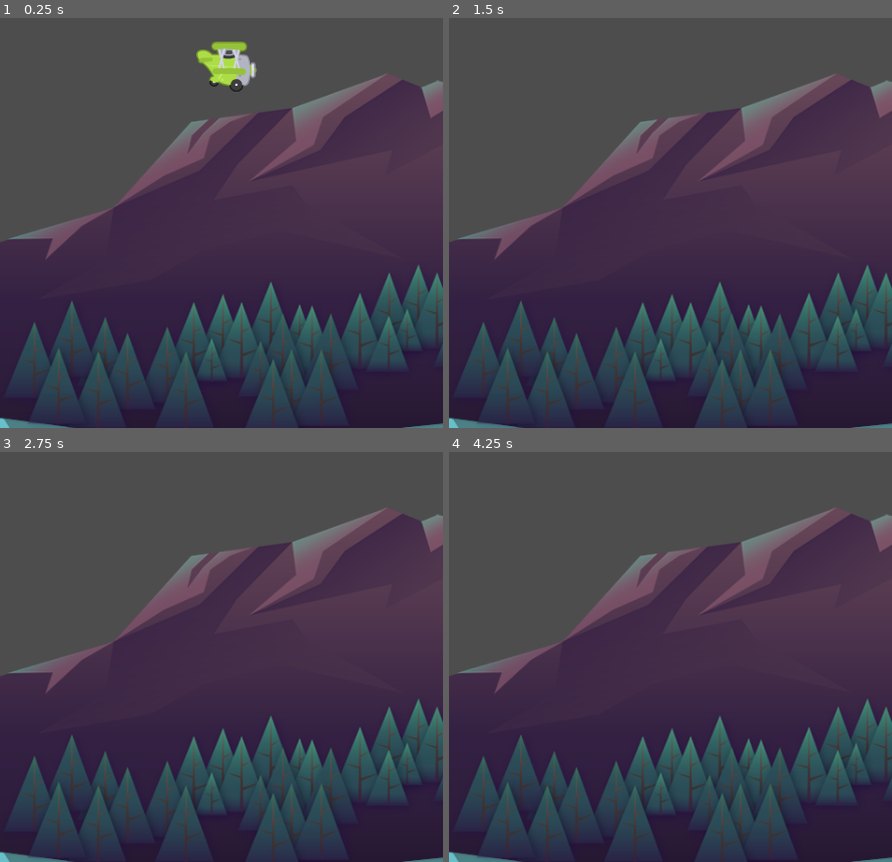
Above: before the commit, frames 1-4 (two rows, left to right).
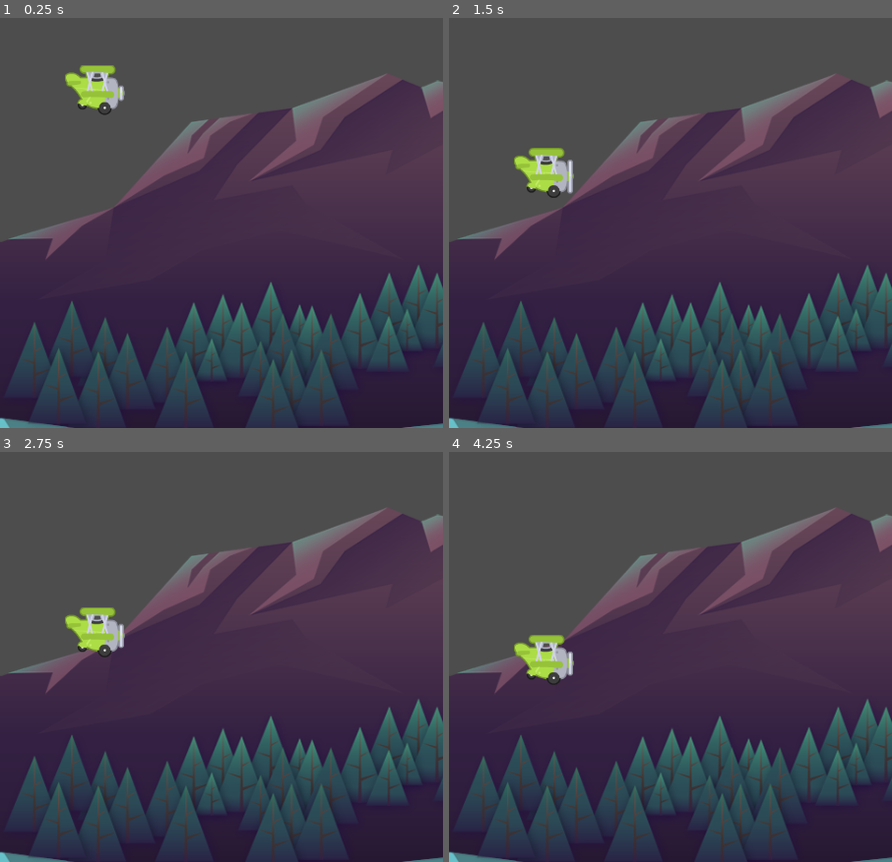
Above: after the commit, the same moments.

Repository: SWEJaber/tappy-game
Game: Godot game, scene res://scenes/game.tscn
The game is run twice, just before and just after one commit, with the same random seed, the same clock (stepped at 60 frames per second) and the same inputs.
Inputs:
- Up to frame 1 (0.25 s): no input
- Up to frame 2 (1.5 s): tap Space (fly, bound only after the commit) at 0.6, 1.35 s
- Up to frame 3 (2.75 s): tap Space (fly, bound only after the commit) at 2.1 s
- Up to frame 4 (4.25 s): tap Space (fly, bound only after the commit) at 2.85, 3.6 s

The runs differ from the first frame. In frame 1, 2.0% of the frame differs, in the area x 14-58%, y 5-24%; in frame 2, 1.1%; in frame 3, 1.1%; in frame 4, 1.1%.

Commit message:
implement flying, change plane position

Diff:
--- a/plane/plane.gd
+++ b/plane/plane.gd
@@ -1,6 +1,7 @@
 extends CharacterBody2D
 
 const GRAVITY: float = 600.0
+const POWER: float = -200.0
 
 # Called when the node enters the scene tree for the first time.
 func _ready() -> void:
@@ -10,8 +11,15 @@
 # Called every frame. 'delta' is the elapsed time since the previous frame.
 func _physics_process(delta: float) -> void:
 
+
 #	This will have an acceleration effect
 	velocity.y += GRAVITY * delta
 
+	fly()
 #	This already multiplies the GRAVITY constant by delta
 	move_and_slide()
+
+
+func fly() -> void:
+	if Input.is_action_just_pressed("fly"):
+		velocity.y = POWER
--- a/plane/plane.tscn
+++ b/plane/plane.tscn
@@ -43,7 +43,7 @@
 sprite_frames = SubResource("SpriteFrames_ytgcj")
 animation = &"fly"
 autoplay = "fly"
-frame_progress = 0.136464
+frame_progress = 0.654413
 
 [node name="CollisionShape2D" type="CollisionShape2D" parent="."]
 scale = Vector2(1, 0.993042)
--- a/project.godot
+++ b/project.godot
@@ -21,6 +21,14 @@
 window/size/viewport_height=854
 window/stretch/mode="canvas_items"
 
+[input]
+
+fly={
+"deadzone": 0.5,
+"events": [Object(InputEventKey,"resource_local_to_scene":false,"resource_name":"","device":0,"window_id":0,"alt_pressed":false,"shift_pressed":false,"ctrl_pressed":false,"meta_pressed":false,"pressed":false,"keycode":0,"physical_keycode":32,"key_label":0,"unicode":0,"location":0,"echo":false,"script":null)
+]
+}
+
 [rendering]
 
 renderer/rendering_method="mobile"
--- a/scenes/game.tscn
+++ b/scenes/game.tscn
@@ -10,4 +10,4 @@
 texture = ExtResource("1_3w8f5")
 
 [node name="Plane" parent="." instance=ExtResource("2_6wrec")]
-position = Vector2(245, 442)
+position = Vector2(102, 467)
